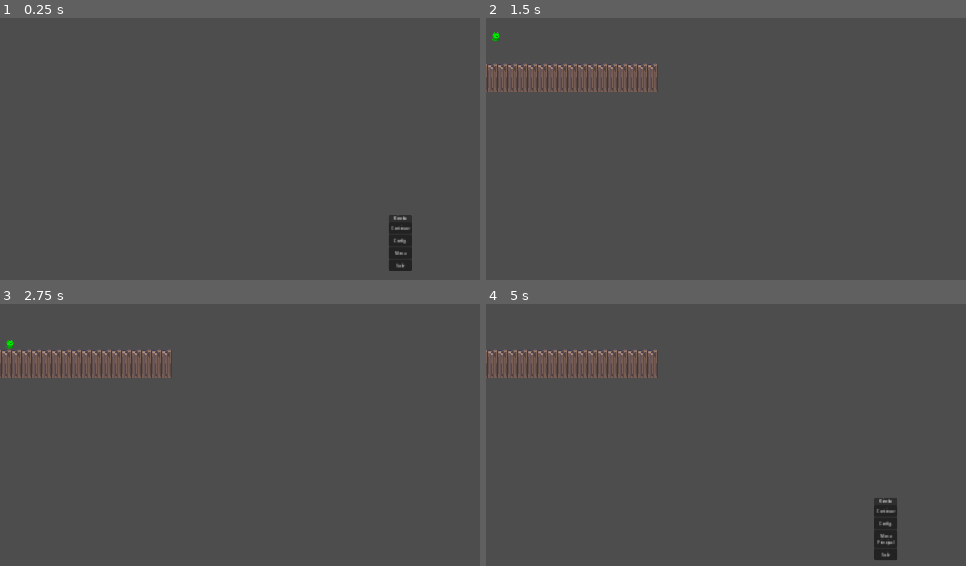
Above: before the commit, frames 1-4 (two rows, left to right).
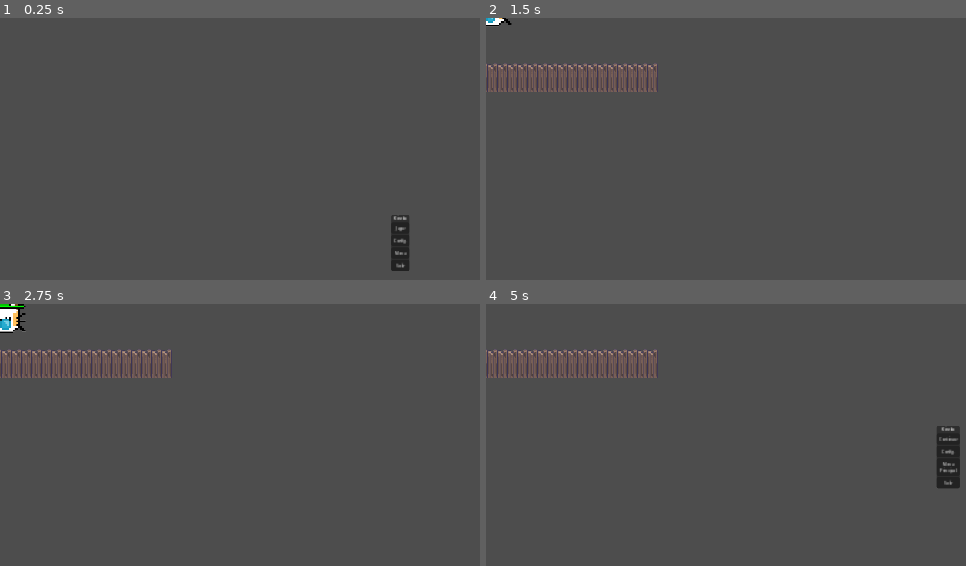
Above: after the commit, the same moments.

Repository: hernanPoblete/kineko
Game: Godot game, scene res://menus/Main_Menu.tscn
The game is run twice, just before and just after one commit, with the same random seed, the same clock (stepped at 60 frames per second) and the same inputs.
Inputs:
- Up to frame 1 (0.25 s): no input
- Up to frame 2 (1.5 s): click "Continuar" (after the commit: "Jugar") at 0.5 s; tap Enter at 1.25 s; hold Right (color_right) from 1.28 s (still down)
- Up to frame 3 (2.75 s): tap Space at 2 s; release Right (color_right) at 2.03 s; hold S (move_down) from 2.03 s (still down)
- Up to frame 4 (5 s): release S (move_down) at 2.78 s; hold Right (color_right) 2.78-3.53 s; hold W (move_up) 3.53-4.28 s; tap Enter at 4.25 s; hold Left (color_left) from 4.28 s (still down); tap Escape (Pause) at 4.9 s

The runs differ from the first frame. In frame 1, 0.2% of the frame differs, in the area x 81-86%, y 75-97%; in frame 2, 0.2%; in frame 3, 0.5%; in frame 4, 2.0%, in the area x 80-99%, y 46-98%.

Commit message:
Animacion de run y idle implementadas

Diff:
--- a/levels/test/knight_moves.tscn
+++ b/levels/test/knight_moves.tscn
@@ -1,18 +1,17 @@
 [gd_scene load_steps=3 format=3 uid="uid://ddwjuvwwphlob"]
 
-[ext_resource type="PackedScene" uid="uid://b8yohrbelqc0a" path="res://sprites/meow_knight/knight.tscn" id="1_d5p2i"]
+[ext_resource type="PackedScene" uid="uid://bmexwr4daoes1" path="res://sprites/meow_knight/knight.tscn" id="1_d5p2i"]
 [ext_resource type="PackedScene" uid="uid://cp2tdf1qbyd8o" path="res://sprites/rocky_roads/floor.tscn" id="2_agh0h"]
 
 [node name="Node2D" type="Node2D"]
 
 [node name="Knight" parent="." instance=ExtResource("1_d5p2i")]
-position = Vector2(16, 30)
-
-[node name="StaticBody2D" parent="." instance=ExtResource("2_agh0h")]
-position = Vector2(-38, 81)
 
 [node name="StaticBody2D2" parent="." instance=ExtResource("2_agh0h")]
 position = Vector2(-22, 81)
+
+[node name="StaticBody2D" parent="." instance=ExtResource("2_agh0h")]
+position = Vector2(-37, 81)
 
 [node name="StaticBody2D3" parent="." instance=ExtResource("2_agh0h")]
 position = Vector2(-6, 81)
--- a/menus/Main_Menu.tscn
+++ b/menus/Main_Menu.tscn
@@ -41,7 +41,8 @@
 [node name="Jugar" type="Button" parent="MarginContainer/PanelContainer/VBoxContainer"]
 unique_name_in_owner = true
 layout_mode = 2
-text = "Continuar"
+text = "Jugar
+"
 
 [node name="Config" type="Button" parent="MarginContainer/PanelContainer/VBoxContainer"]
 unique_name_in_owner = true
--- a/menus/Pause_Menu.tscn
+++ b/menus/Pause_Menu.tscn
@@ -17,6 +17,10 @@
 anchors_preset = 15
 anchor_right = 1.0
 anchor_bottom = 1.0
+offset_left = 100.0
+offset_top = -115.0
+offset_right = 100.0
+offset_bottom = -115.0
 grow_horizontal = 2
 grow_vertical = 2
 theme = ExtResource("1_eppt6")
--- a/sprites/kineko-sprites/kineko.tscn
+++ b/sprites/kineko-sprites/kineko.tscn
@@ -1,20 +1,86 @@
-[gd_scene load_steps=8 format=3 uid="uid://bndhsad4go7br"]
+[gd_scene load_steps=9 format=3 uid="uid://bvktdldsnypm6"]
 
 [ext_resource type="Script" path="res://sprites/kineko-sprites/CharacterBody2D.gd" id="1_1knl2"]
-[ext_resource type="Texture2D" uid="uid://cls71ebe5r7tj" path="res://sprites/kineko-sprites/gatete.png" id="1_jv318"]
-[ext_resource type="Texture2D" uid="uid://khpg4serqb38" path="res://sprites/kineko-sprites/gorritowo.PNG" id="2_a3lg7"]
+[ext_resource type="Texture2D" uid="uid://chb6upxiys4ca" path="res://sprites/kineko-sprites/sleepy_calico.png" id="2_yaky2"]
+[ext_resource type="Texture2D" uid="uid://dxjk0gu6ypy5f" path="res://sprites/kineko-sprites/gorrito.png" id="3_6bfhb"]
 
 [sub_resource type="RectangleShape2D" id="RectangleShape2D_lkk28"]
 size = Vector2(471, 405)
 
+[sub_resource type="Animation" id="Animation_o7alt"]
+length = 0.001
+tracks/0/type = "value"
+tracks/0/imported = false
+tracks/0/enabled = true
+tracks/0/path = NodePath("Gatete:frame")
+tracks/0/interp = 1
+tracks/0/loop_wrap = true
+tracks/0/keys = {
+"times": PackedFloat32Array(0),
+"transitions": PackedFloat32Array(1),
+"update": 1,
+"values": [1]
+}
+tracks/1/type = "value"
+tracks/1/imported = false
+tracks/1/enabled = true
+tracks/1/path = NodePath("Gorritowo:frame")
+tracks/1/interp = 1
+tracks/1/loop_wrap = true
+tracks/1/keys = {
+"times": PackedFloat32Array(0),
+"transitions": PackedFloat32Array(1),
+"update": 1,
+"values": [0]
+}
+
 [sub_resource type="Animation" id="Animation_8a2hk"]
 resource_name = "idle"
+length = 0.5
+loop_mode = 1
+tracks/0/type = "value"
+tracks/0/imported = false
+tracks/0/enabled = true
+tracks/0/path = NodePath("Gatete:texture")
+tracks/0/interp = 1
+tracks/0/loop_wrap = true
+tracks/0/keys = {
+"times": PackedFloat32Array(0.171605),
+"transitions": PackedFloat32Array(1),
+"update": 1,
+"values": [ExtResource("2_yaky2")]
+}
+tracks/1/type = "value"
+tracks/1/imported = false
+tracks/1/enabled = true
+tracks/1/path = NodePath("Gatete:frame")
+tracks/1/interp = 1
+tracks/1/loop_wrap = true
+tracks/1/keys = {
+"times": PackedFloat32Array(-0.2, -0.1, 0.1, 0.3),
+"transitions": PackedFloat32Array(1, 1, 1, 1),
+"update": 1,
+"values": [0, 1, 2, 3]
+}
+tracks/2/type = "value"
+tracks/2/imported = false
+tracks/2/enabled = true
+tracks/2/path = NodePath("Gorritowo:frame")
+tracks/2/interp = 1
+tracks/2/loop_wrap = true
+tracks/2/keys = {
+"times": PackedFloat32Array(-0.2, -0.1, 0.1, 0.3),
+"transitions": PackedFloat32Array(1, 1, 1, 1),
+"update": 1,
+"values": [0, 1, 2, 3]
+}
 
 [sub_resource type="Animation" id="Animation_aafyn"]
 resource_name = "new_animation"
 
 [sub_resource type="AnimationLibrary" id="AnimationLibrary_woaf2"]
 _data = {
+"RESET": SubResource("Animation_o7alt"),
 "idle": SubResource("Animation_8a2hk"),
 "new_animation": SubResource("Animation_aafyn")
 }
@@ -25,17 +91,22 @@
 script = ExtResource("1_1knl2")
 
 [node name="CollisionShape2D" type="CollisionShape2D" parent="CharacterBody2D"]
-position = Vector2(-1.5, 3.5)
+position = Vector2(0, 2)
+scale = Vector2(1.5, 1.5)
 shape = SubResource("RectangleShape2D_lkk28")
 
 [node name="Gatete" type="Sprite2D" parent="CharacterBody2D"]
-texture = ExtResource("1_jv318")
-vframes = 6
+position = Vector2(1, -39)
+scale = Vector2(1.5, 1.5)
+texture = ExtResource("2_yaky2")
+vframes = 4
+frame = 1
 
 [node name="Gorritowo" type="Sprite2D" parent="CharacterBody2D"]
-position = Vector2(-2, -197)
-scale = Vector2(0.627, 0.627)
-texture = ExtResource("2_a3lg7")
+position = Vector2(3, -227)
+scale = Vector2(1.5, 1.5)
+texture = ExtResource("3_6bfhb")
+vframes = 4
 
 [node name="AnimationPlayer" type="AnimationPlayer" parent="CharacterBody2D"]
 libraries = {
--- a/sprites/meow_knight/knight.tscn
+++ b/sprites/meow_knight/knight.tscn
@@ -1,7 +1,9 @@
-[gd_scene load_steps=8 format=3 uid="uid://b8yohrbelqc0a"]
-
-[ext_resource type="Texture2D" uid="uid://ueus7lytx7do" path="res://sprites/meow_knight/meow-knight_idle.png" id="1_vgvx0"]
+[gd_scene load_steps=17 format=3 uid="uid://bmexwr4daoes1"]
+
+[ext_resource type="Texture2D" uid="uid://chb6upxiys4ca" path="res://sprites/kineko-sprites/sleepy_calico.png" id="1_7n5r8"]
+[ext_resource type="Texture2D" uid="uid://dxjk0gu6ypy5f" path="res://sprites/kineko-sprites/gorrito.png" id="2_3epjc"]
 [ext_resource type="PackedScene" uid="uid://bs0ti308lekgu" path="res://menus/Pause_Menu.tscn" id="2_53krn"]
+[ext_resource type="Texture2D" uid="uid://dyv1frxve0sgm" path="res://sprites/kineko-sprites/Awake_calico.png" id="3_l421y"]
 
 [sub_resource type="GDScript" id="GDScript_y7qra"]
 script/source = "extends CharacterBody2D
@@ -11,8 +13,15 @@
 const colors = [Color(1,0,0), Color(0,1,0), Color(0,0,1)]
 var color_selected = 0
 var rest = 0
+@onready var kineko_sprite: AnimationPlayer = $AnimationPlayer
+@onready var animation_tree: AnimationTree = $AnimationTree
+@onready var playback = animation_tree.get(\"parameters/playback\")
+
+
 func _ready():
-	$\"Meow-knightIdle\".modulate = colors[color_selected]
+	$\"Gorrito\".modulate = colors[color_selected]
+	animation_tree.active = true
+
 func _physics_process(delta: float)-> void:
 	# Get the input direction and handle the movement/deceleration.
 	# As good practice, you should replace UI actions with custom gameplay actions.
@@ -30,8 +39,12 @@
 
 	if rest !=0:
 		rest = rest-1
-
 	move_and_slide()
+	#animacion
+	if abs(velocity.x) > 10 or abs(velocity.y)>10:
+		playback.travel(\"run\")
+	else:
+		playback.travel(\"idle\")
 
 func _input(event: InputEvent) -> void:
 	if rest == 0:
@@ -42,70 +55,228 @@
 			color_selected = (color_selected+1)%len(colors)
 
 		if event.is_action_pressed(\"color_left\") or event.is_action_pressed(\"color_right\"):
-			$\"Meow-knightIdle\".modulate = colors[color_selected]
+			$\"Gorrito\".modulate = colors[color_selected]
 			rest = rest + 60
 "
 
 [sub_resource type="RectangleShape2D" id="RectangleShape2D_hlrpa"]
-size = Vector2(14, 16)
-
-[sub_resource type="Animation" id="Animation_jcqxt"]
-resource_name = "idle"
+size = Vector2(104, 96)
+
+[sub_resource type="Animation" id="Animation_7la3d"]
+length = 0.001
 tracks/0/type = "value"
 tracks/0/imported = false
 tracks/0/enabled = true
-tracks/0/path = NodePath("Meow-knightIdle:frame")
+tracks/0/path = NodePath("gatito:texture")
 tracks/0/interp = 1
 tracks/0/loop_wrap = true
 tracks/0/keys = {
-"times": PackedFloat32Array(0, 0.166, 0.33, 0.5, 0.667, 0.833),
-"transitions": PackedFloat32Array(1, 1, 1, 1, 1, 1),
-"update": 1,
-"values": [0, 1, 2, 3, 4, 5]
+"times": PackedFloat32Array(0),
+"transitions": PackedFloat32Array(1),
+"update": 1,
+"values": [ExtResource("1_7n5r8")]
 }
 tracks/1/type = "value"
 tracks/1/imported = false
 tracks/1/enabled = true
-tracks/1/path = NodePath("Meow-knightIdle:texture")
+tracks/1/path = NodePath("gatito:frame")
 tracks/1/interp = 1
 tracks/1/loop_wrap = true
 tracks/1/keys = {
-"times": PackedFloat32Array(),
-"transitions": PackedFloat32Array(),
-"update": 1,
-"values": []
+"times": PackedFloat32Array(0),
+"transitions": PackedFloat32Array(1),
+"update": 1,
+"values": [0]
+}
+tracks/2/type = "value"
+tracks/2/imported = false
+tracks/2/enabled = true
+tracks/2/path = NodePath("Gorrito:texture")
+tracks/2/interp = 1
+tracks/2/loop_wrap = true
+tracks/2/keys = {
+"times": PackedFloat32Array(0),
+"transitions": PackedFloat32Array(1),
+"update": 1,
+"values": [ExtResource("2_3epjc")]
+}
+tracks/3/type = "value"
+tracks/3/imported = false
+tracks/3/enabled = true
+tracks/3/path = NodePath("Gorrito:frame")
+tracks/3/interp = 1
+tracks/3/loop_wrap = true
+tracks/3/keys = {
+"times": PackedFloat32Array(0),
+"transitions": PackedFloat32Array(1),
+"update": 1,
+"values": [0]
+}
+
+[sub_resource type="Animation" id="Animation_jcqxt"]
+resource_name = "idle"
+length = 0.5
+loop_mode = 1
+tracks/0/type = "value"
+tracks/0/imported = false
+tracks/0/enabled = true
+tracks/0/path = NodePath("gatito:texture")
+tracks/0/interp = 1
+tracks/0/loop_wrap = true
+tracks/0/keys = {
+"times": PackedFloat32Array(0.204507),
+"transitions": PackedFloat32Array(1),
+"update": 1,
+"values": [ExtResource("1_7n5r8")]
+}
+tracks/1/type = "value"
+tracks/1/imported = false
+tracks/1/enabled = true
+tracks/1/path = NodePath("gatito:frame")
+tracks/1/interp = 1
+tracks/1/loop_wrap = true
+tracks/1/keys = {
+"times": PackedFloat32Array(0.204507, 0.3, 0.4, 0.5),
+"transitions": PackedFloat32Array(1, 1, 1, 1),
+"update": 1,
+"values": [0, 1, 2, 3]
+}
+tracks/2/type = "value"
+tracks/2/imported = false
+tracks/2/enabled = true
+tracks/2/path = NodePath("Gorrito:texture")
+tracks/2/interp = 1
+tracks/2/loop_wrap = true
+tracks/2/keys = {
+"times": PackedFloat32Array(0.1),
+"transitions": PackedFloat32Array(1),
+"update": 1,
+"values": [ExtResource("2_3epjc")]
+}
+tracks/3/type = "value"
+tracks/3/imported = false
+tracks/3/enabled = true
+tracks/3/path = NodePath("Gorrito:frame")
+tracks/3/interp = 1
+tracks/3/loop_wrap = true
+tracks/3/keys = {
+"times": PackedFloat32Array(0.2, 0.3, 0.4, 0.5),
+"transitions": PackedFloat32Array(1, 1, 1, 1),
+"update": 1,
+"values": [0, 1, 2, 3]
+}
+
+[sub_resource type="Animation" id="Animation_mjyhf"]
+resource_name = "run"
+length = 0.5
+loop_mode = 1
+tracks/0/type = "value"
+tracks/0/imported = false
+tracks/0/enabled = true
+tracks/0/path = NodePath("gatito:texture")
+tracks/0/interp = 1
+tracks/0/loop_wrap = true
+tracks/0/keys = {
+"times": PackedFloat32Array(0),
+"transitions": PackedFloat32Array(1),
+"update": 1,
+"values": [ExtResource("3_l421y")]
+}
+tracks/1/type = "value"
+tracks/1/imported = false
+tracks/1/enabled = true
+tracks/1/path = NodePath("gatito:frame")
+tracks/1/interp = 1
+tracks/1/loop_wrap = true
+tracks/1/keys = {
+"times": PackedFloat32Array(0, 0.1, 0.2, 0.3),
+"transitions": PackedFloat32Array(1, 1, 1, 1),
+"update": 1,
+"values": [0, 1, 2, 3]
+}
+tracks/2/type = "value"
+tracks/2/imported = false
+tracks/2/enabled = true
+tracks/2/path = NodePath("Gorrito:texture")
+tracks/2/interp = 1
+tracks/2/loop_wrap = true
+tracks/2/keys = {
+"times": PackedFloat32Array(0.393041),
+"transitions": PackedFloat32Array(1),
+"update": 1,
+"values": [ExtResource("2_3epjc")]
+}
+tracks/3/type = "value"
+tracks/3/imported = false
+tracks/3/enabled = true
+tracks/3/path = NodePath("Gorrito:frame")
+tracks/3/interp = 1
+tracks/3/loop_wrap = true
+tracks/3/keys = {
+"times": PackedFloat32Array(0, 0.1, 0.2, 0.3),
+"transitions": PackedFloat32Array(1, 1, 1, 1),
+"update": 1,
+"values": [0, 1, 2, 3]
 }
 
 [sub_resource type="AnimationLibrary" id="AnimationLibrary_6mh4w"]
 _data = {
-"idle": SubResource("Animation_jcqxt")
-}
-
-[sub_resource type="AnimationRootNode" id="AnimationRootNode_fw41y"]
+"RESET": SubResource("Animation_7la3d"),
+"idle": SubResource("Animation_jcqxt"),
+"run": SubResource("Animation_mjyhf")
+}
+
+[sub_resource type="AnimationNodeAnimation" id="AnimationNodeAnimation_b0axk"]
+animation = &"idle"
+
+[sub_resource type="AnimationNodeAnimation" id="AnimationNodeAnimation_r0rlw"]
+animation = &"run"
+
+[sub_resource type="AnimationNodeStateMachineTransition" id="AnimationNodeStateMachineTransition_jhfor"]
+
+[sub_resource type="AnimationNodeStateMachineTransition" id="AnimationNodeStateMachineTransition_wxk7x"]
+
+[sub_resource type="AnimationNodeStateMachineTransition" id="AnimationNodeStateMachineTransition_l4vuv"]
+advance_mode = 2
+
+[sub_resource type="AnimationNodeStateMachine" id="AnimationNodeStateMachine_adhpn"]
+states/idle/node = SubResource("AnimationNodeAnimation_b0axk")
+states/idle/position = Vector2(409, 69)
+states/run/node = SubResource("AnimationNodeAnimation_r0rlw")
+states/run/position = Vector2(585, 69)
+transitions = ["idle", "run", SubResource("AnimationNodeStateMachineTransition_jhfor"), "run", "idle", SubResource("AnimationNodeStateMachineTransition_wxk7x"), "Start", "idle", SubResource("AnimationNodeStateMachineTransition_l4vuv")]
 
 [node name="Knight" type="CharacterBody2D"]
 script = SubResource("GDScript_y7qra")
 
 [node name="CollisionShape2D" type="CollisionShape2D" parent="."]
-position = Vector2(-1, 0)
+position = Vector2(0, -16)
 shape = SubResource("RectangleShape2D_hlrpa")
 
-[node name="Meow-knightIdle" type="Sprite2D" parent="."]
-position = Vector2(0, 4)
-texture = ExtResource("1_vgvx0")
-vframes = 6
+[node name="gatito" type="Sprite2D" parent="."]
+position = Vector2(0, -12)
+scale = Vector2(0.2, 0.2)
+texture = ExtResource("1_7n5r8")
+vframes = 4
+
+[node name="Gorrito" type="Sprite2D" parent="."]
+position = Vector2(7.62939e-06, -38)
+scale = Vector2(0.2, 0.2)
+texture = ExtResource("2_3epjc")
+vframes = 4
 
 [node name="AnimationPlayer" type="AnimationPlayer" parent="."]
+speed_scale = 0.2
 libraries = {
 "": SubResource("AnimationLibrary_6mh4w")
 }
 
+[node name="CanvasLayer" type="CanvasLayer" parent="."]
+
+[node name="Control" parent="CanvasLayer" instance=ExtResource("2_53krn")]
+offset_top = 1.0
+
 [node name="AnimationTree" type="AnimationTree" parent="."]
-tree_root = SubResource("AnimationRootNode_fw41y")
+tree_root = SubResource("AnimationNodeStateMachine_adhpn")
 anim_player = NodePath("../AnimationPlayer")
-
-[node name="CanvasLayer" type="CanvasLayer" parent="."]
-
-[node name="Control" parent="CanvasLayer" instance=ExtResource("2_53krn")]
-process_mode = 3
-offset_top = 1.0
+active = true
Not shown, changed: sprites/kineko-sprites/41 sin título_20231002114001.png.import
Binary file added: sprites/kineko-sprites/Awake_calico.png
Not shown, changed: sprites/kineko-sprites/Awake_calico.png.import
Binary file removed: sprites/kineko-sprites/gatete.png
Not shown, removed: sprites/kineko-sprites/gatete.png.import
Binary file added: sprites/kineko-sprites/gorrito.png
Not shown, changed: sprites/kineko-sprites/gorrito.png.import
Binary file removed: sprites/kineko-sprites/gorritowo.PNG
Not shown, removed: sprites/kineko-sprites/gorritowo.PNG.import
Binary file added: sprites/kineko-sprites/sleepy_calico.png
Not shown, changed: sprites/kineko-sprites/sleepy_calico.png.import
Binary file removed: sprites/meow_knight/meow-knight_attack_1.png
(and 5 more such lines)
